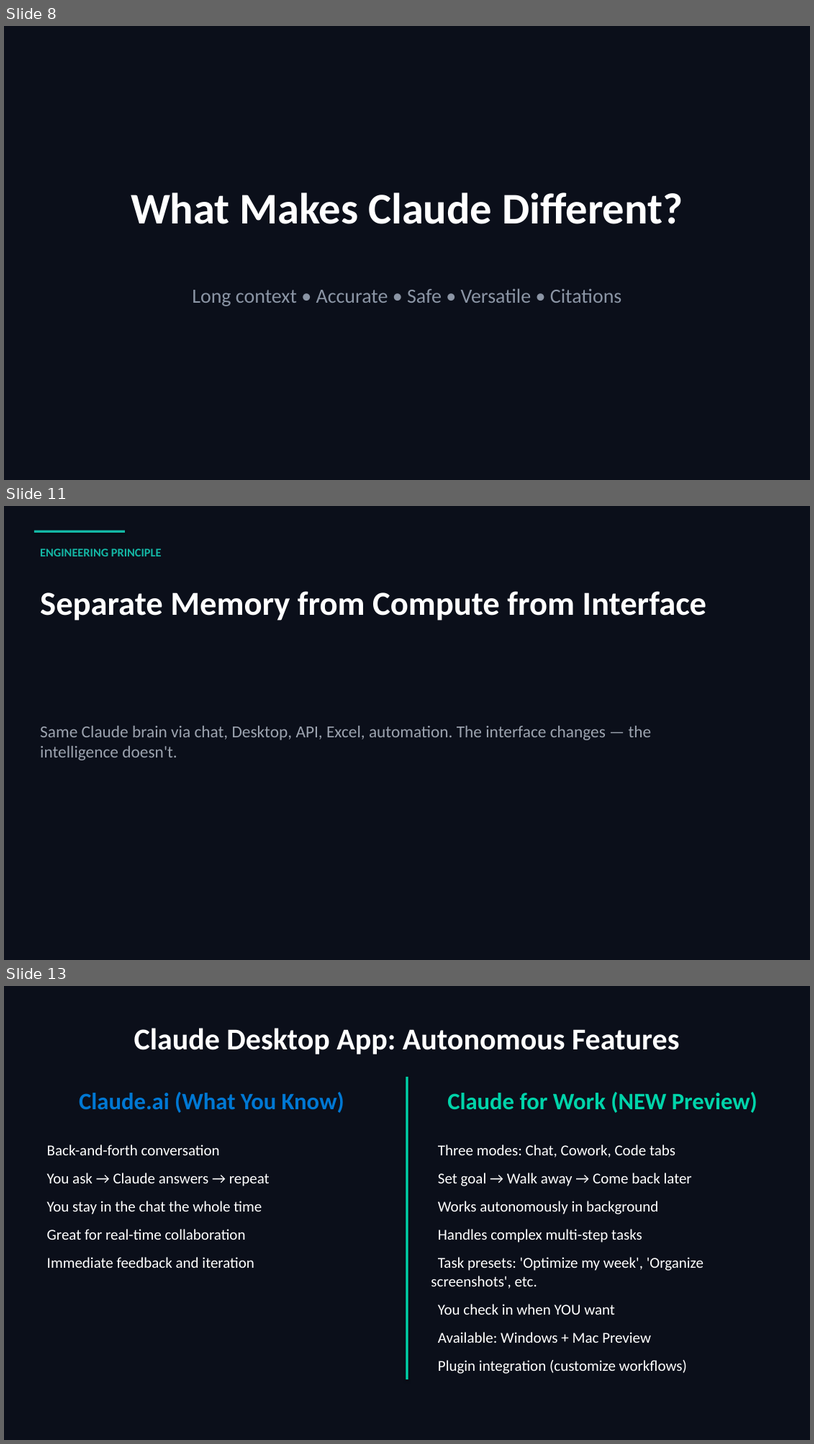
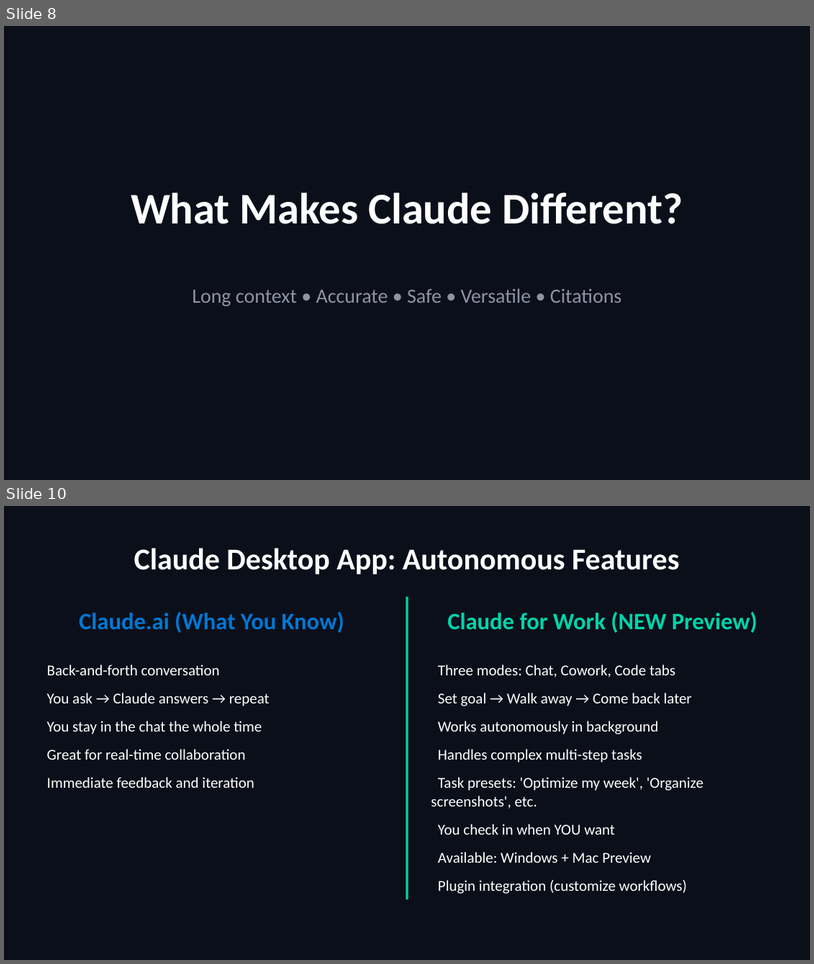
Before and after one commit to scottrhay/AIA-ClaudeCopilot, a slide deck: slides/Day1_Claude_for_Business.pptx. Shown one above the other, each under a label of ours: slides 8, 11 and 13 before the commit, slides 8 and 10 after it; the slides between them are not shown. The pictures are 814x1444 and 814x964 pixels, drawn with LibreOffice and Linux fonts; fonts in the diff are those of the drawing. Boxes give left, top, right and bottom in pixels: in the first picture for what was removed or moved away, otherwise in the second. Text is boxed around its words. In the diff, an @@ line names an element or a change of style, - is before the commit and + after.

```diff
--- a/slides/Day1_Claude_for_Business.pptx
+++ b/slides/Day1_Claude_for_Business.pptx
@@ slide 11 removed at box(4, 506, 810, 960), background #0B0F1A @@
@@ rectangle removed at box(34, 530, 125, 533) @@
@@ text removed at box(40, 548, 162, 556) @@
-ENGINEERING PRINCIPLE
@@ text removed at box(40, 591, 707, 620) @@
-Separate Memory from Compute from Interface
@@ text removed at box(40, 726, 652, 760) @@
-Same Claude brain via chat, Desktop, API, Excel, automation. The interface changes — the intelligence doesn't.
@@ what was slide 13 is now slide 10 @@
```
Also in this commit, not shown: 2 slides changed, 1 slide added, 2 other slides removed.
